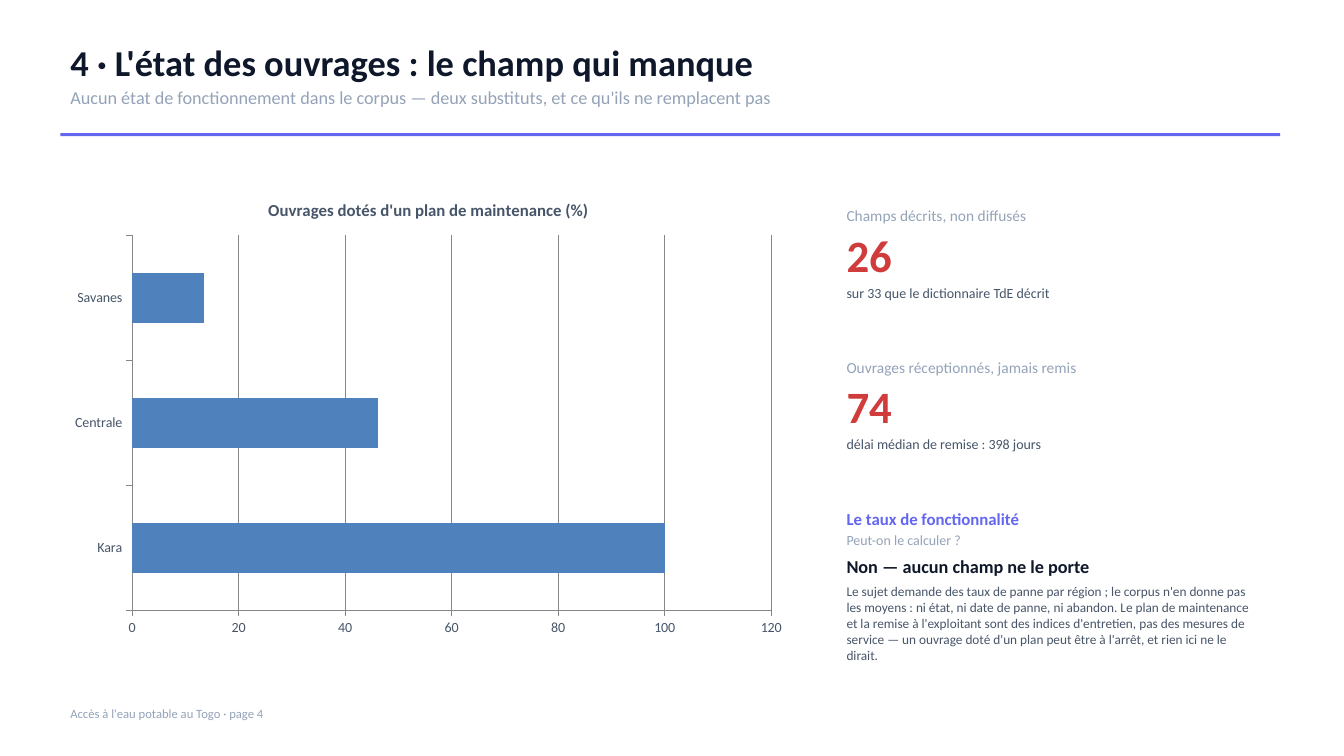
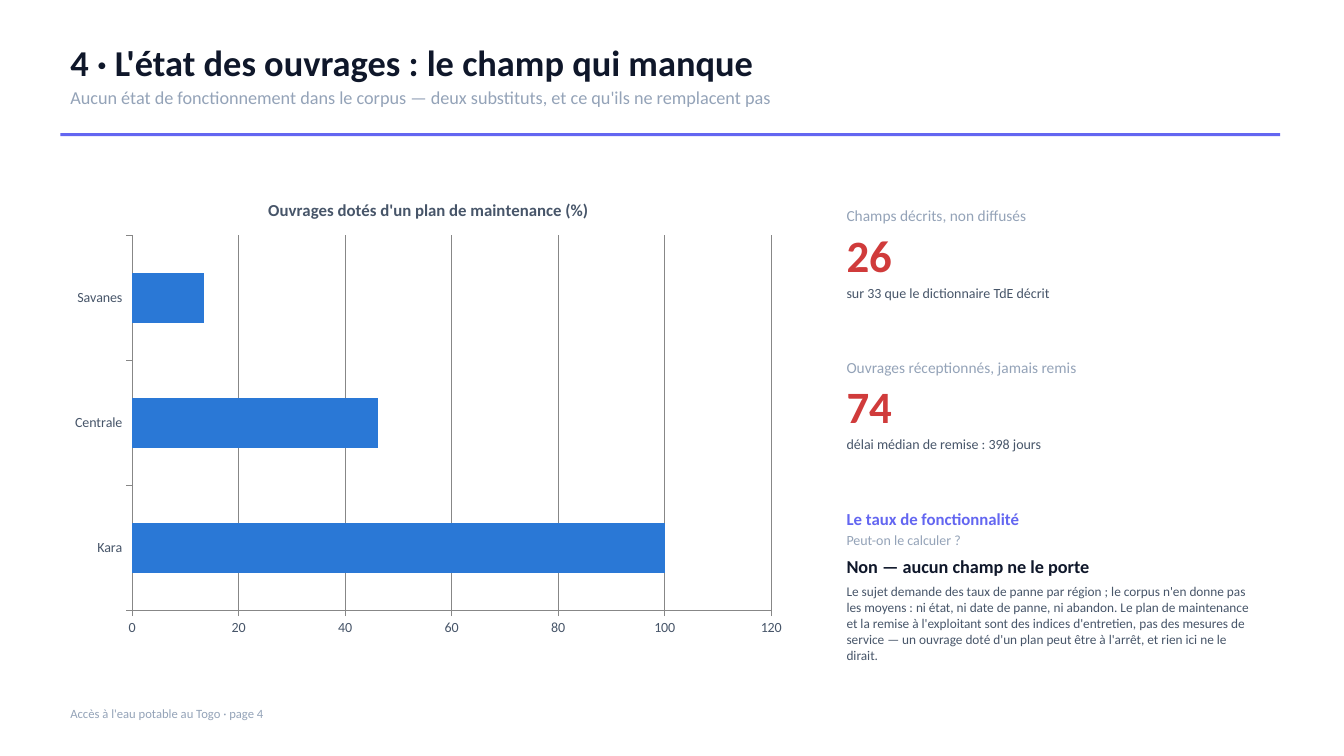
Before and after one commit to Bernardpip/data_lab_challenges, a slide deck: slide 4 of Togo-environnement-hydrolique/rapport/Togo_Eau_Assainissement_Rapport.pptx. Drawn at 1344x756 pixels with LibreOffice and Linux fonts; fonts in the diff are those of the drawing. Boxes give left, top, right and bottom in pixels: in the first picture for what was removed or moved away, otherwise in the second. Text is boxed around its words. In the diff, an @@ line names an element or a change of style, - is before the commit and + after.

```diff
--- a/Togo-environnement-hydrolique/rapport/Togo_Eau_Assainissement_Rapport.pptx
+++ b/Togo-environnement-hydrolique/rapport/Togo_Eau_Assainissement_Rapport.pptx
@@ bar chart at [60, 181, 797, 645] @@
@@ colour of Ouvrages dotés d'un plan de maintenance (%) #4F81BD to #2A78D6 @@
```
Also in this commit, not shown: 6 other slides changed, 7 other files.
